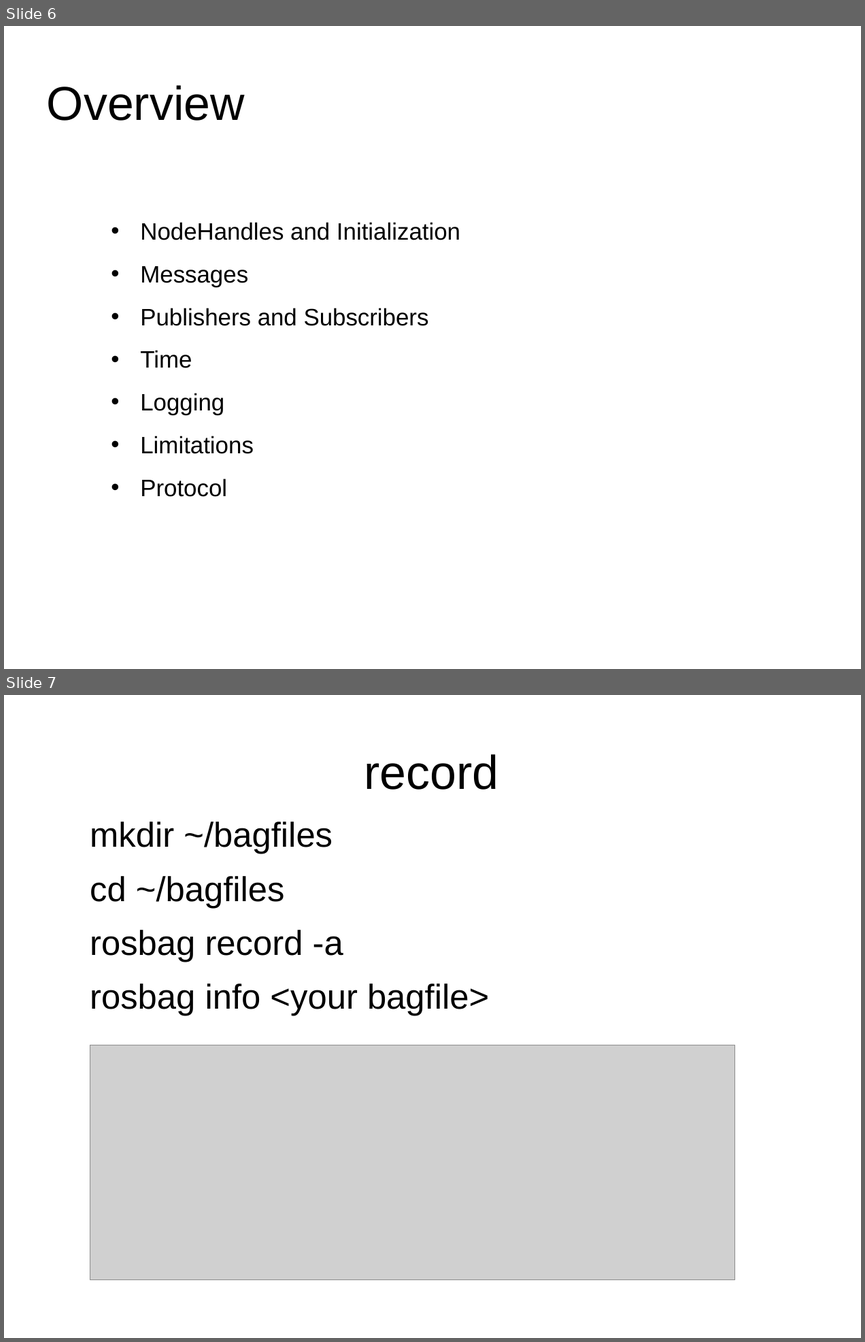
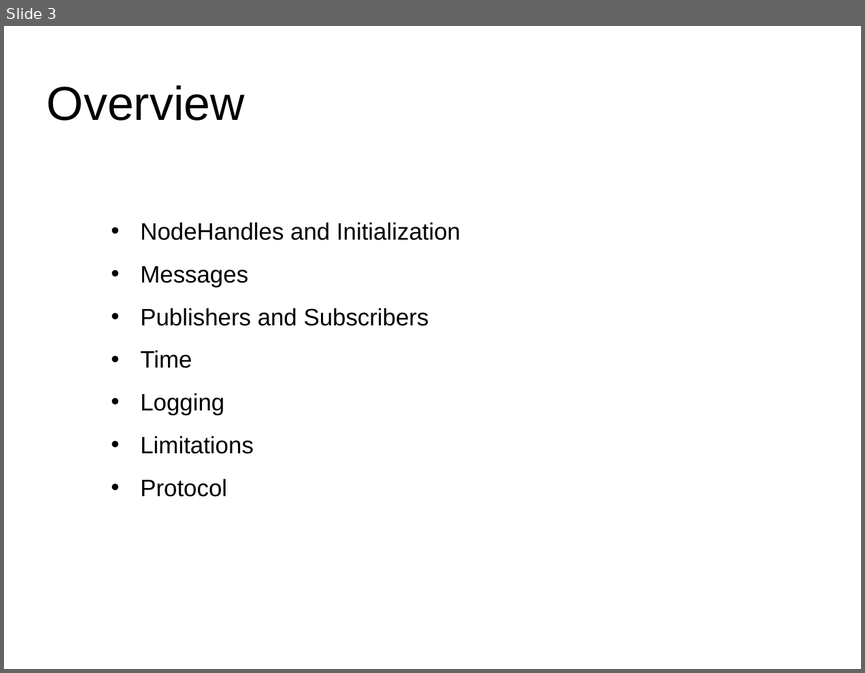
Before and after one commit to usedtolove/ros-study, a slide deck: docs/2.Intermediate/01.serial.ppt. Shown one above the other, each under a label of ours: slides 6 and 7 before the commit, slide 3 after it. The pictures are 865x1342 and 865x673 pixels, drawn with LibreOffice and Linux fonts; fonts in the diff are those of the drawing; grey boxes stand for pictures. Boxes give left, top, right and bottom in pixels: in the first picture for what was removed or moved away, otherwise in the second. Text is boxed around its words. In the diff, an @@ line names an element or a change of style, - is before the commit and + after.

```diff
--- a/docs/2.Intermediate/01.serial.ppt
+++ b/docs/2.Intermediate/01.serial.ppt
@@ slide 7 removed at (4, 695, 861, 1338), background #FFFFFF @@
@@ title removed at (364, 754, 498, 790) @@
-record
@@ text removed at (90, 821, 489, 1016) @@
-mkdir ~/bagfiles
-cd ~/bagfiles
-rosbag record -a
-rosbag info <your bagfile>
@@ picture removed at (90, 1045, 735, 1280) @@
@@ what was slide 6 is now slide 3 @@
```
Also in this commit, not shown: 4 slides changed, 3 slides added, 2 other slides removed, 5 other files.
